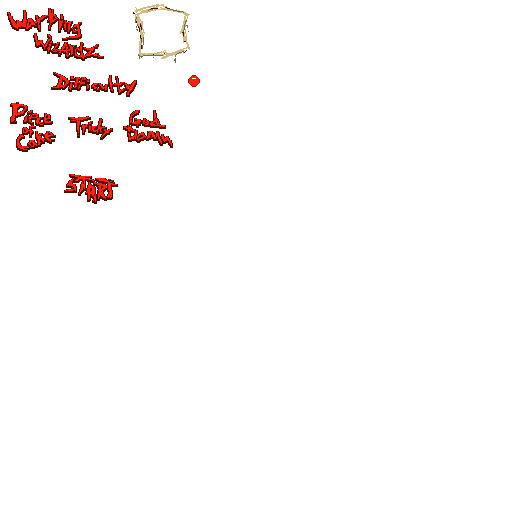
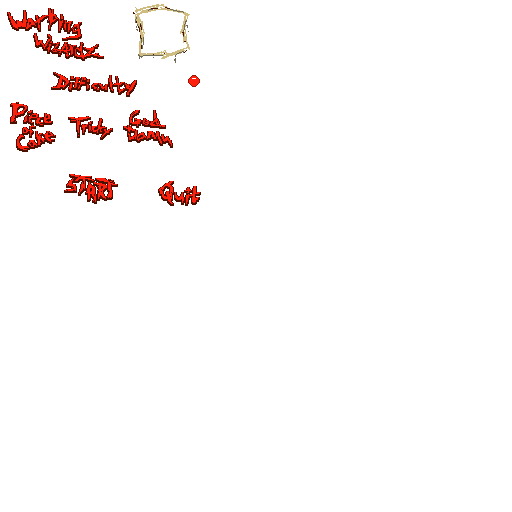
Layer changes from the first 512 x 512 image to the second:
added layer "Layer 17" above "Layer 18" over [159, 181, 200, 204]
added layer "Layer 18" above "Layer 15" over [158, 181, 201, 206]
